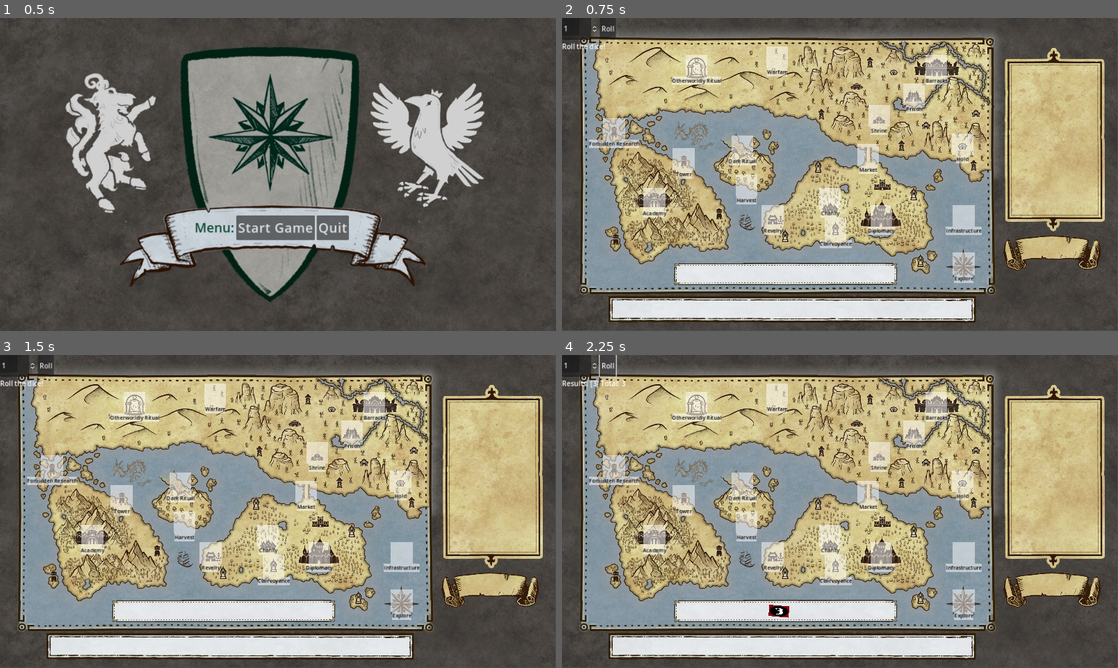
Above: before the commit, frames 1-4 (two rows, left to right).
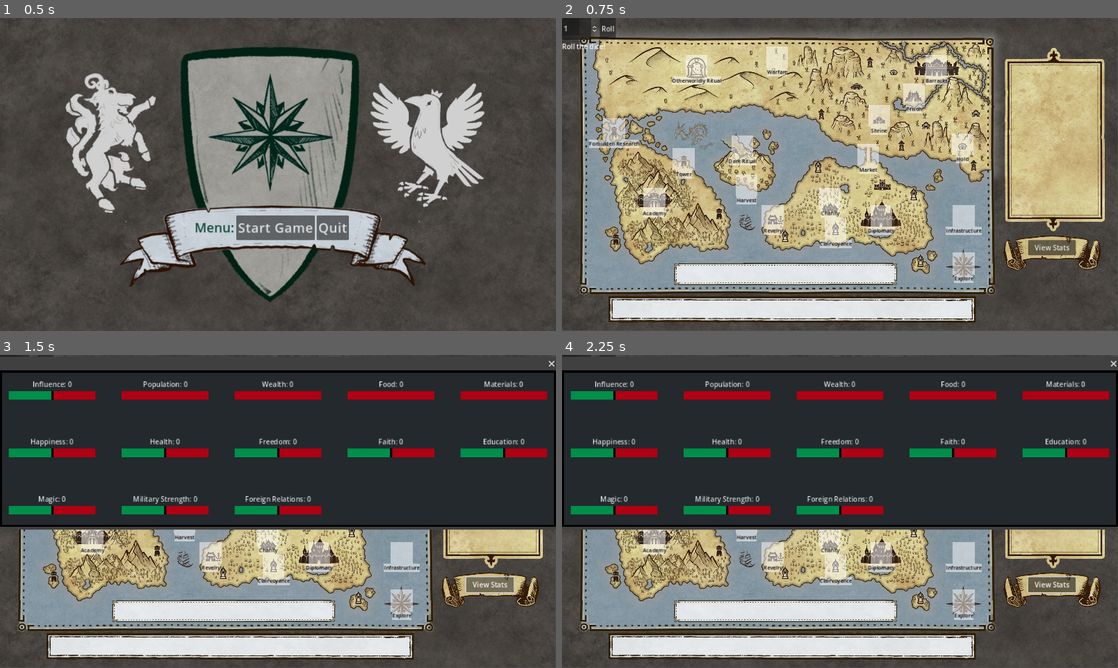
Above: after the commit, the same moments.

Repository: Evenwood/godotgamejam77
Game: Godot game, scene res://Main.tscn
The game is run twice, just before and just after one commit, with the same random seed, the same clock (stepped at 60 frames per second) and the same inputs.
Inputs (mouse positions are in pixels of both pictures, inside the frame that each line leads up to):
- Up to frame 1 (0.5 s): no input
- Up to frame 2 (0.75 s): click "Start Game" at 0.5 s
- Up to frame 3 (1.5 s): click (489, 583) at 1.25 s, where only the run after the commit has a clickable "View Stats"
- Up to frame 4 (2.25 s): click "Roll" at 2 s

Frame 1 is identical in both runs. In frame 2, 0.4% of the frame differs, in the area x 83-93%, y 70-76%; in frame 3, 51%; in frame 4, 51%, in the area x 0-100%, y 0-84%.

Commit message:
Added the stat screen to the map interface scene

Diff:
--- a/game/GUI/Map_interface.tscn
+++ b/game/GUI/Map_interface.tscn
@@ -1,10 +1,11 @@
-[gd_scene load_steps=6 format=3 uid="uid://bblcdjvp3e88x"]
+[gd_scene load_steps=7 format=3 uid="uid://bblcdjvp3e88x"]
 
 [ext_resource type="Script" path="res://GUI/map_interface.gd" id="1_3htrq"]
 [ext_resource type="Texture2D" uid="uid://dqtb4nyvell4j" path="res://Assets/Game_board.jpg" id="1_7b7h7"]
 [ext_resource type="PackedScene" uid="uid://cn8p8gir5v5ib" path="res://DiceControl/dice_scene.tscn" id="3_h6jwy"]
 [ext_resource type="PackedScene" uid="uid://cwcup6x6mim5w" path="res://GUI/pause_menu.tscn" id="4_wtv0c"]
 [ext_resource type="AudioStream" uid="uid://ciloxw376cues" path="res://Assets/That Zen Moment.mp3" id="5_rpubq"]
+[ext_resource type="PackedScene" uid="uid://d0qqsink86n8v" path="res://StatisticControl/Statistics.tscn" id="6_6r02h"]
 
 [node name="MapInterface" type="Control"]
 layout_mode = 3
@@ -39,3 +40,16 @@
 [node name="AudioStreamPlayer2D" type="AudioStreamPlayer2D" parent="."]
 stream = ExtResource("5_rpubq")
 autoplay = true
+
+[node name="StatScreen" parent="." instance=ExtResource("6_6r02h")]
+visible = false
+
+[node name="Button" type="Button" parent="."]
+layout_mode = 0
+offset_left = 1073.0
+offset_top = 511.0
+offset_right = 1183.0
+offset_bottom = 546.0
+text = "View Stats"
+
+[connection signal="pressed" from="Button" to="." method="_on_button_pressed"]
--- a/game/GUI/map_interface.gd
+++ b/game/GUI/map_interface.gd
@@ -2,6 +2,7 @@
 
 @onready var dice_scene: Node2D = $PanelContainer/DiceScene
 @onready var pause_menu = $PanelContainer2/PauseMenu
+@onready var stat_screen = $StatScreen
 
 var dropzone_scene = preload("res://DropZoneControl/drop_zone.tscn")
 #var Actions = preload("res://ActionControl/actions.gd")
@@ -94,3 +95,7 @@
 	#if turn_order = 5
 		#pass
 		#
+
+
+func _on_button_pressed() -> void:
+	stat_screen.show()
--- a/game/StatisticControl/Statistics.tscn
+++ b/game/StatisticControl/Statistics.tscn
@@ -18,7 +18,13 @@
 border_width_right = 5
 border_color = Color(0, 0, 0, 1)
 
-[node name="Statistics" type="Node"]
+[node name="Window" type="Window"]
+transparent_bg = true
+position = Vector2i(0, 36)
+size = Vector2i(1280, 360)
+always_on_top = true
+transparent = true
+popup_window = true
 script = ExtResource("1_ue8kn")
 
 [node name="CanvasLayer" type="CanvasLayer" parent="."]
@@ -52,6 +58,7 @@
 [node name="Stat" type="Label" parent="CanvasLayer/Panel/MarginContainer/GridContainer/InfluenceStatSet"]
 custom_minimum_size = Vector2(100, 20)
 layout_mode = 2
+mouse_filter = 1
 text = "Influence: 0"
 horizontal_alignment = 1
 vertical_alignment = 1
@@ -70,6 +77,7 @@
 [node name="Stat" type="Label" parent="CanvasLayer/Panel/MarginContainer/GridContainer/PopulationStatSet"]
 custom_minimum_size = Vector2(100, 20)
 layout_mode = 2
+mouse_filter = 1
 text = "Population: 0"
 horizontal_alignment = 1
 vertical_alignment = 1
@@ -88,6 +96,7 @@
 [node name="Stat" type="Label" parent="CanvasLayer/Panel/MarginContainer/GridContainer/WealthStatSet"]
 custom_minimum_size = Vector2(100, 20)
 layout_mode = 2
+mouse_filter = 1
 text = "Wealth: 0"
 horizontal_alignment = 1
 vertical_alignment = 1
@@ -106,6 +115,7 @@
 [node name="Stat" type="Label" parent="CanvasLayer/Panel/MarginContainer/GridContainer/FoodStatSet"]
 custom_minimum_size = Vector2(100, 20)
 layout_mode = 2
+mouse_filter = 1
 text = "Food: 0"
 horizontal_alignment = 1
 vertical_alignment = 1
@@ -124,6 +134,7 @@
 [node name="Stat" type="Label" parent="CanvasLayer/Panel/MarginContainer/GridContainer/MaterialsStatSet"]
 custom_minimum_size = Vector2(100, 20)
 layout_mode = 2
+mouse_filter = 1
 text = "Materials: 0"
 horizontal_alignment = 1
 vertical_alignment = 1
@@ -142,6 +153,7 @@
 [node name="Stat" type="Label" parent="CanvasLayer/Panel/MarginContainer/GridContainer/HappinessStatSet"]
 custom_minimum_size = Vector2(100, 20)
 layout_mode = 2
+mouse_filter = 1
 text = "Happiness: 0"
 horizontal_alignment = 1
 vertical_alignment = 1
@@ -160,6 +172,7 @@
 [node name="Stat" type="Label" parent="CanvasLayer/Panel/MarginContainer/GridContainer/HealthStatSet"]
 custom_minimum_size = Vector2(100, 20)
 layout_mode = 2
+mouse_filter = 1
 text = "Health: 0"
 horizontal_alignment = 1
 vertical_alignment = 1
@@ -178,6 +191,7 @@
 [node name="Stat" type="Label" parent="CanvasLayer/Panel/MarginContainer/GridContainer/FreedomStatSet"]
 custom_minimum_size = Vector2(100, 20)
 layout_mode = 2
+mouse_filter = 1
 text = "Freedom: 0"
 horizontal_alignment = 1
 vertical_alignment = 1
@@ -196,6 +210,7 @@
 [node name="Stat" type="Label" parent="CanvasLayer/Panel/MarginContainer/GridContainer/FaithStatSet"]
 custom_minimum_size = Vector2(100, 20)
 layout_mode = 2
+mouse_filter = 1
 text = "Faith: 0"
 horizontal_alignment = 1
 vertical_alignment = 1
@@ -214,6 +229,7 @@
 [node name="Stat" type="Label" parent="CanvasLayer/Panel/MarginContainer/GridContainer/EducationStatSet"]
 custom_minimum_size = Vector2(100, 20)
 layout_mode = 2
+mouse_filter = 1
 text = "Education: 0"
 horizontal_alignment = 1
 vertical_alignment = 1
@@ -232,6 +248,7 @@
 [node name="Stat" type="Label" parent="CanvasLayer/Panel/MarginContainer/GridContainer/MagicStatSet"]
 custom_minimum_size = Vector2(100, 20)
 layout_mode = 2
+mouse_filter = 1
 text = "Magic: 0"
 horizontal_alignment = 1
 vertical_alignment = 1
@@ -250,6 +267,7 @@
 [node name="Stat" type="Label" parent="CanvasLayer/Panel/MarginContainer/GridContainer/MilitaryStrengthStatSet"]
 custom_minimum_size = Vector2(100, 20)
 layout_mode = 2
+mouse_filter = 1
 text = "Military Strength: 0"
 horizontal_alignment = 1
 vertical_alignment = 1
@@ -268,6 +286,7 @@
 [node name="Stat" type="Label" parent="CanvasLayer/Panel/MarginContainer/GridContainer/ForeignRelationsStatSet"]
 custom_minimum_size = Vector2(100, 20)
 layout_mode = 2
+mouse_filter = 1
 text = "Foreign Relations: 0"
 horizontal_alignment = 1
 vertical_alignment = 1
@@ -279,3 +298,5 @@
 theme_override_styles/fill = SubResource("StyleBoxFlat_ngq8j")
 min_value = -100.0
 show_percentage = false
+
+[connection signal="close_requested" from="." to="." method="_on_close_requested"]
--- a/game/StatisticControl/statistics.gd
+++ b/game/StatisticControl/statistics.gd
@@ -95,3 +95,6 @@
 	food_bar.value = State.food
 	happiness_label.text = "Happiness: %d" % [State.happiness]
 	happiness_bar.value = State.happiness
+
+func _on_close_requested() -> void:
+	$".".hide()
